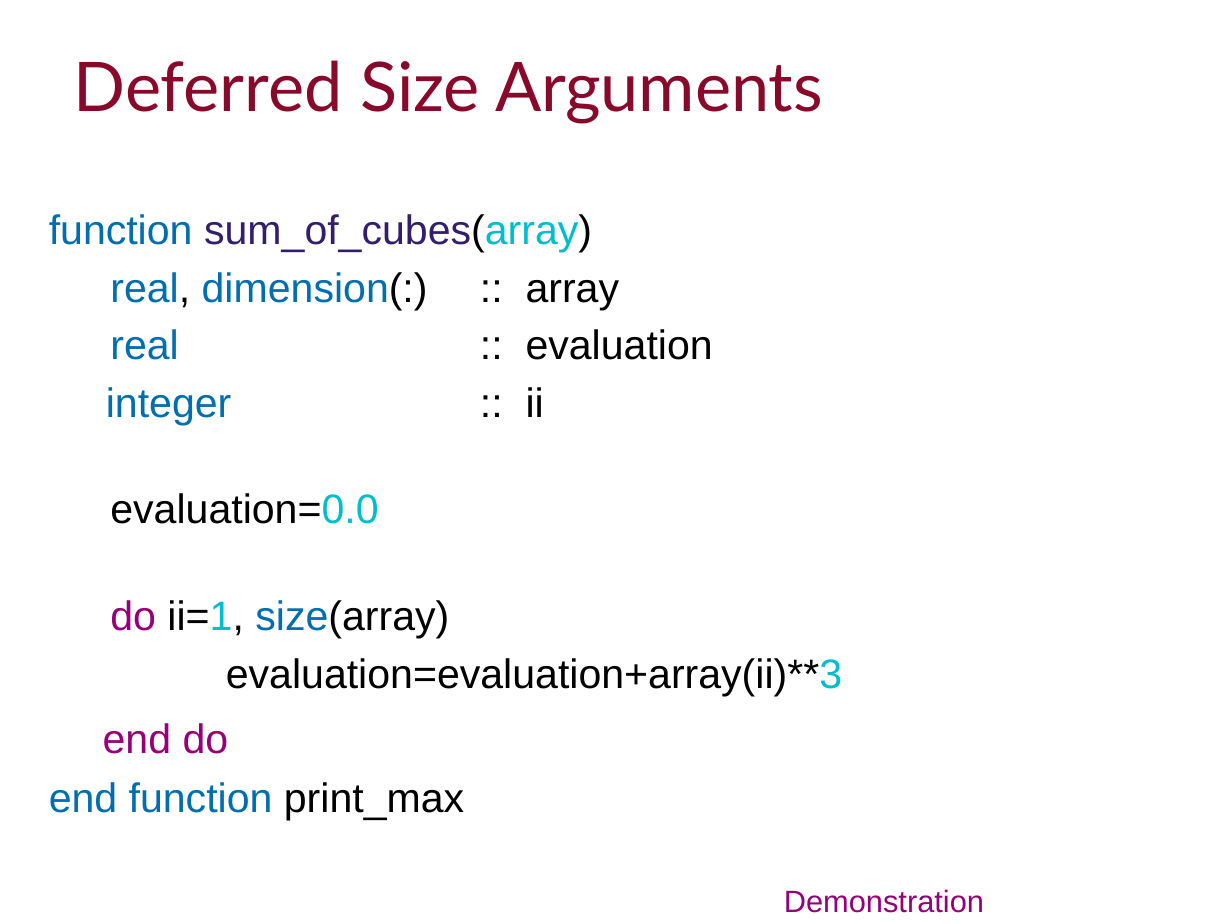
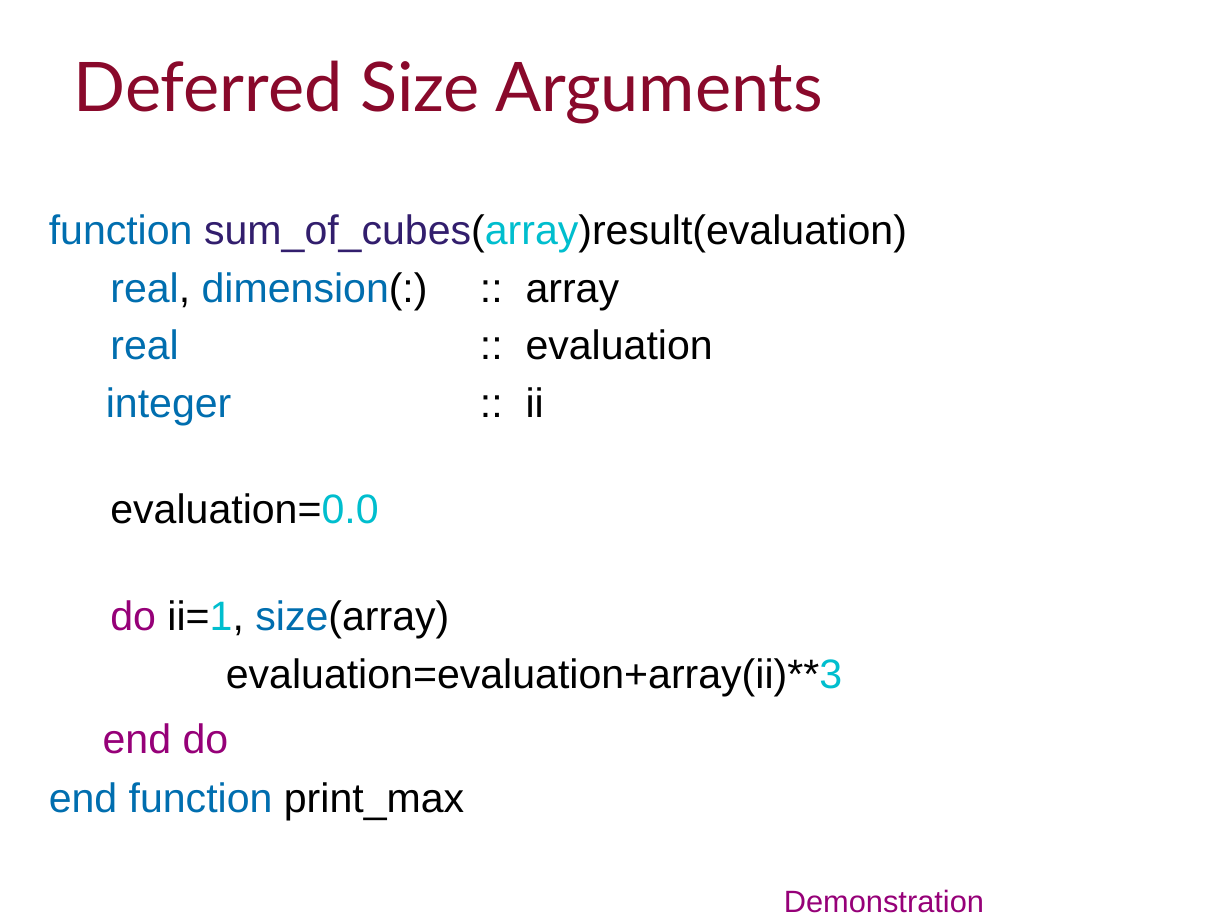
Before and after one commit to ImperialCollegeLondon/RCDS-introduction-to-fortran, a slide deck: slide 42 of Introduction to Fortran Slides.pptx. Drawn at 1232x924 pixels with LibreOffice and Linux fonts; fonts in the diff are those of the drawing; background and template pictures are left out. Boxes give left, top, right and bottom in pixels: in the first picture for what was removed or moved away, otherwise in the second. Text is boxed around its words. In the diff, an @@ line names an element or a change of style, - is before the commit and + after.

```diff
--- a/Introduction to Fortran Slides.pptx
+++ b/Introduction to Fortran Slides.pptx
@@ text at [49,214,907,253]: text changed; text colour #321E6D to #000000 @@
-function sum_of_cubes(array)
+function sum_of_cubes(array)result(evaluation)
```
Also in this commit, not shown: 2 other slides changed, 16 other files.
